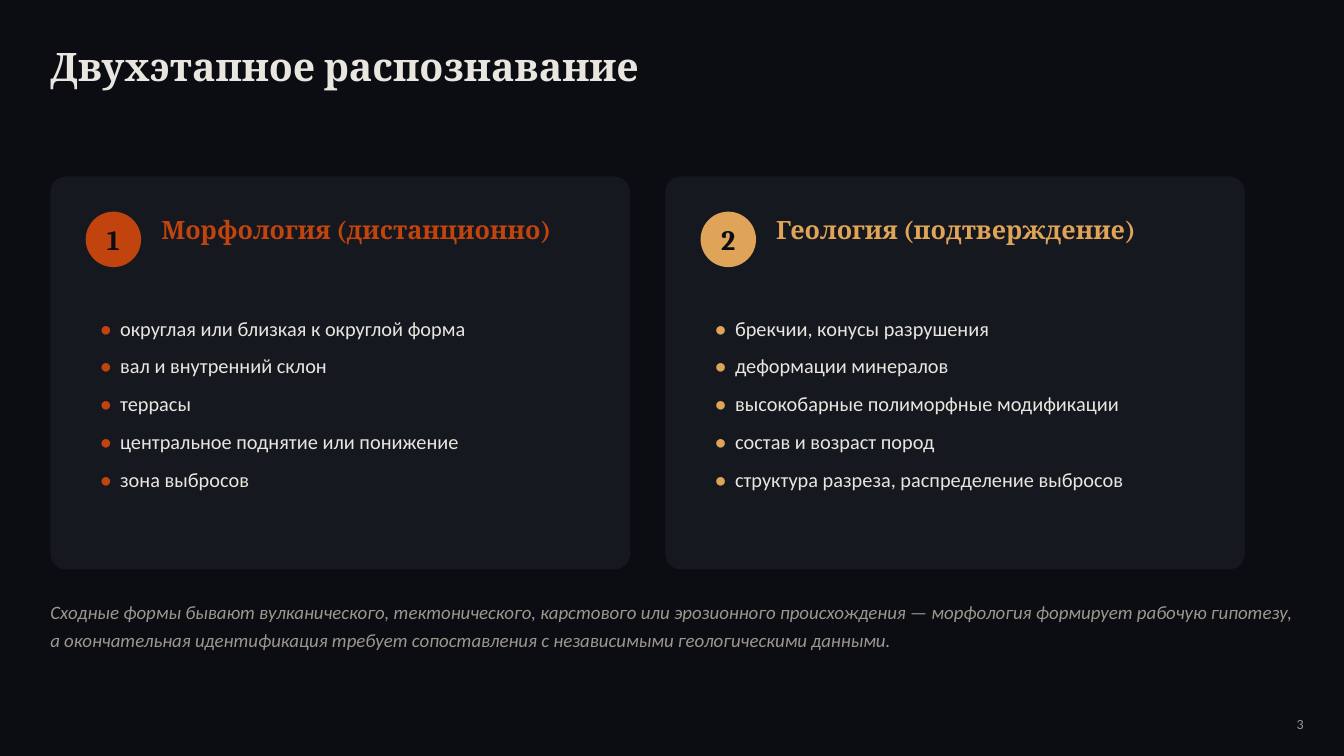
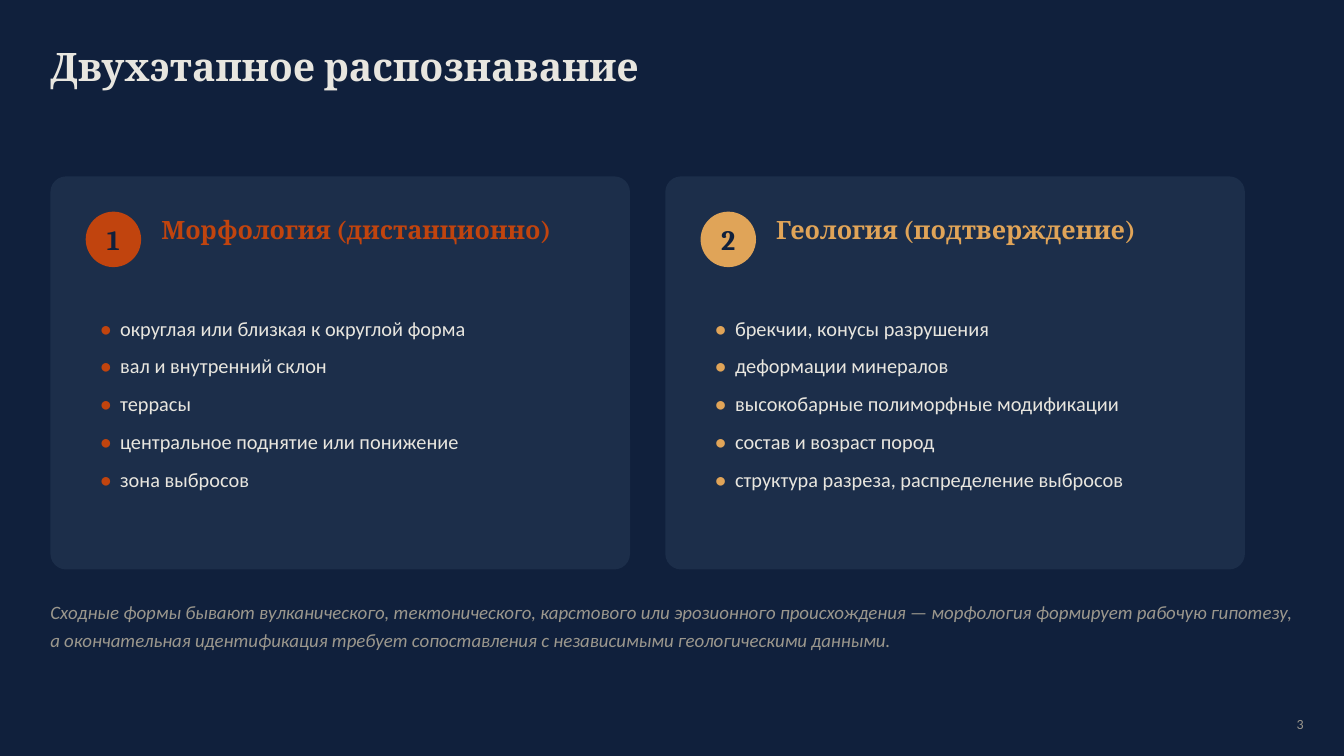
Before and after one commit to oterma19/craters-remote, a slide deck: slide 3 of crater_presentation.pptx. Drawn at 1344x756 pixels with LibreOffice and Linux fonts; fonts in the diff are those of the drawing. Boxes give left, top, right and bottom in pixels: in the first picture for what was removed or moved away, otherwise in the second. Text is boxed around its words. In the diff, an @@ line names an element or a change of style, - is before the commit and + after.

```diff
--- a/crater_presentation.pptx
+++ b/crater_presentation.pptx
@@ background #0B0D13 to #10203C @@
@@ rounded rectangle at [50,176,630,570]: fill #15181F to #1C2E4A @@
@@ rounded rectangle at [665,176,1245,570]: fill #15181F to #1C2E4A @@
@@ ellipse "1" at [86,212,141,267]: text colour #0B0D13 to #10203C @@
@@ ellipse "2" at [701,212,756,267]: text colour #0B0D13 to #10203C @@
```
Also in this commit, not shown: 12 other slides changed, 2 slides added, 11 other files.
